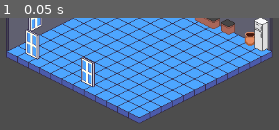
Above: before the commit, frame 1.
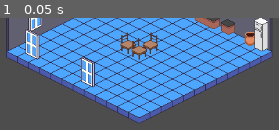
Above: after the commit, the same moment.

Repository: franco594/ProyectoTamaGame
Game: Godot game, scene res://Mapa 1 - Entrada.tscn
Two runs of this game, one before a commit and one after it. Both use one fixed random seed, a clock stepped at 60 frames per second and the inputs below. The project has no main scene, so this scene is started directly.
Inputs:
- Up to frame 1 (0.05 s): no input

The runs differ from the first frame. In frame 1, 1.6% of the frame differs, in the area x 43-57%, y 12-38%.

Commit message:
Cambios

Diff:
--- a/tgp/CharacterNPC.tscn
+++ b/tgp/CharacterNPC.tscn
@@ -62,6 +62,14 @@
 atlas = ExtResource("1_s2kpd")
 region = Rect2(0, 0, 32, 64)
 
+[sub_resource type="AtlasTexture" id="AtlasTexture_s2kpd"]
+atlas = ExtResource("1_s2kpd")
+region = Rect2(128, 0, 32, 64)
+
+[sub_resource type="AtlasTexture" id="AtlasTexture_vd2m3"]
+atlas = ExtResource("1_s2kpd")
+region = Rect2(160, 0, 32, 64)
+
 [sub_resource type="SpriteFrames" id="SpriteFrames_vd2m3"]
 animations = [{
 "frames": [{
@@ -113,12 +121,21 @@
 "loop": true,
 "name": &"Idle",
 "speed": 1.0
+}, {
+"frames": [{
+"duration": 1.0,
+"texture": SubResource("AtlasTexture_s2kpd")
+}, {
+"duration": 1.0,
+"texture": SubResource("AtlasTexture_vd2m3")
+}],
+"loop": true,
+"name": &"Walk 1",
+"speed": 3.0
 }]
 
 [node name="CharacterBody2D" type="CharacterBody2D"]
 
 [node name="AnimatedSprite2D" type="AnimatedSprite2D" parent="."]
 sprite_frames = SubResource("SpriteFrames_vd2m3")
-animation = &"Idle"
-frame = 2
-frame_progress = 0.376407
+animation = &"Walk 1"
--- a/tgp/Mapa 1 - Entrada.tscn
+++ b/tgp/Mapa 1 - Entrada.tscn
@@ -450,7 +450,7 @@
 12:5/0 = 0
 12:5/0/z_index = 4
 0:6/0 = 0
-0:6/0/z_index = 4
+0:6/0/z_index = 5
 3:6/0 = 0
 3:6/0/z_index = 4
 4:6/0 = 0
@@ -460,6 +460,7 @@
 6:6/0 = 0
 6:6/0/z_index = 4
 7:6/0 = 0
+7:6/0/texture_origin = Vector2i(0, -4)
 7:6/0/z_index = 4
 0:7/0 = 0
 0:7/0/z_index = 4
@@ -645,5 +646,5 @@
 tile_set = SubResource("TileSet_622qf")
 
 [node name="TileMapLayer" type="TileMapLayer" parent="."]
-tile_map_data = PackedByteArray("AAABAPr/AAAIAAAAAAABAP7/AAA …(112 unchanged characters)… KAAIAAAAIAPf/AQALAAIAAAAJAPb/AQAMAAIAAAA=")
+tile_map_data = PackedByteArray("AAABAPr/AAAIAAAAAAABAP7/AAA …(112 unchanged characters)… KAAIAAAAIAPf/AQALAAIAAAAJAPb/AQAMAAIAAAAHAPT/AQAIAAIAAAAGAPT/AQAIAAIAAAAHAPz/AQAHAAYAAAAIAPz/AQAHAAYAAAAIAPv/AQAHAAYAABAAAPv/AQABAAUAAAACAPb/AQAAAAcAAAABAPX/AQAAAAYAAAACAPn/AQAAAAMAAAA=")
 tile_set = SubResource("TileSet_v2xam")
Not shown: 1 places in tgp/CharacterNPC.tscn that only renumber resources
